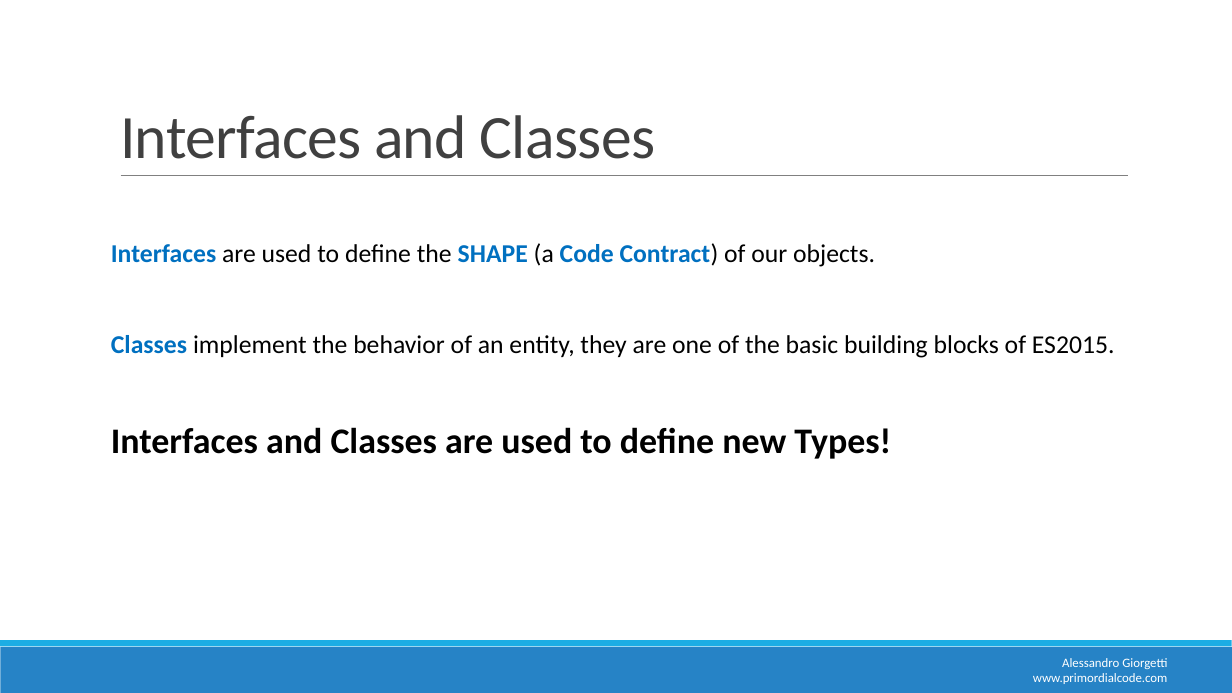
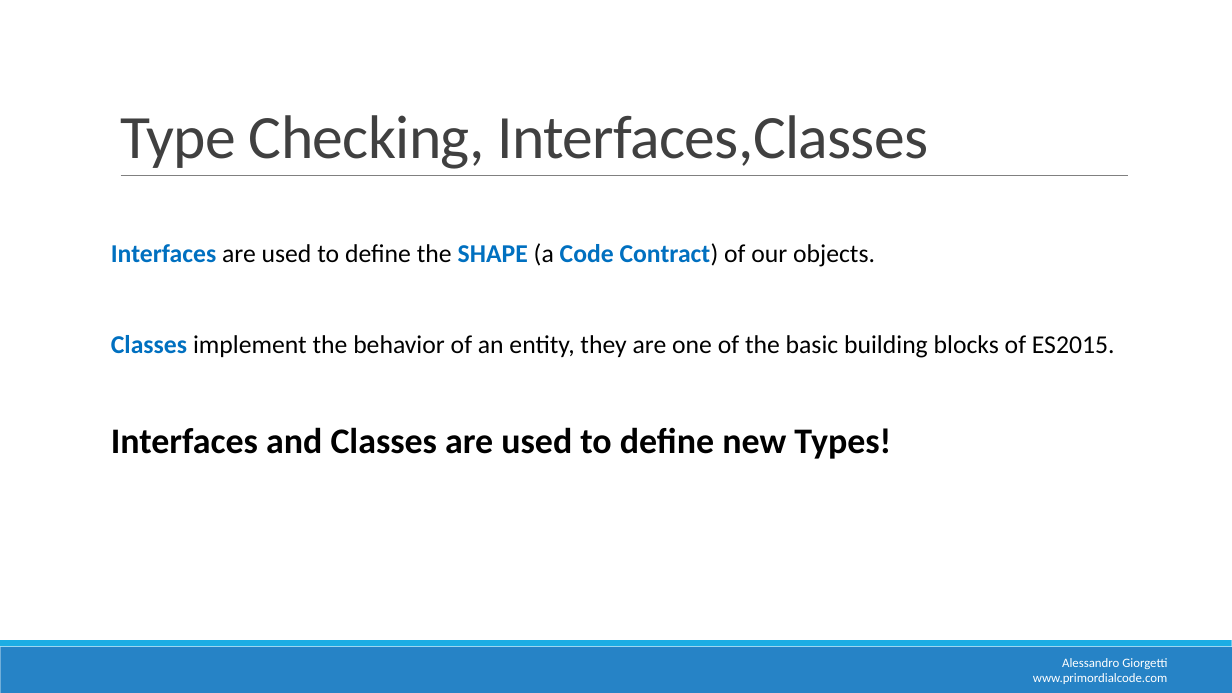
Before and after one commit to AGiorgetti/MEAN_TypeScriptIntro, a slide deck: slide 32 of AngularMEAN-TypeScript.pptx. Drawn at 1232x693 pixels with LibreOffice and Linux fonts; fonts in the diff are those of the drawing; background and template pictures are left out. Boxes give left, top, right and bottom in pixels: in the first picture for what was removed or moved away, otherwise in the second. Text is boxed around its words. In the diff, an @@ line names an element or a change of style, - is before the commit and + after.

```diff
--- a/AngularMEAN-TypeScript.pptx
+++ b/AngularMEAN-TypeScript.pptx
@@ title at [120, 115, 929, 169]: text changed @@
-Interfaces and Classes
+Type Checking, Interfaces,Classes
```
Also in this commit, not shown: 8 other slides changed.
